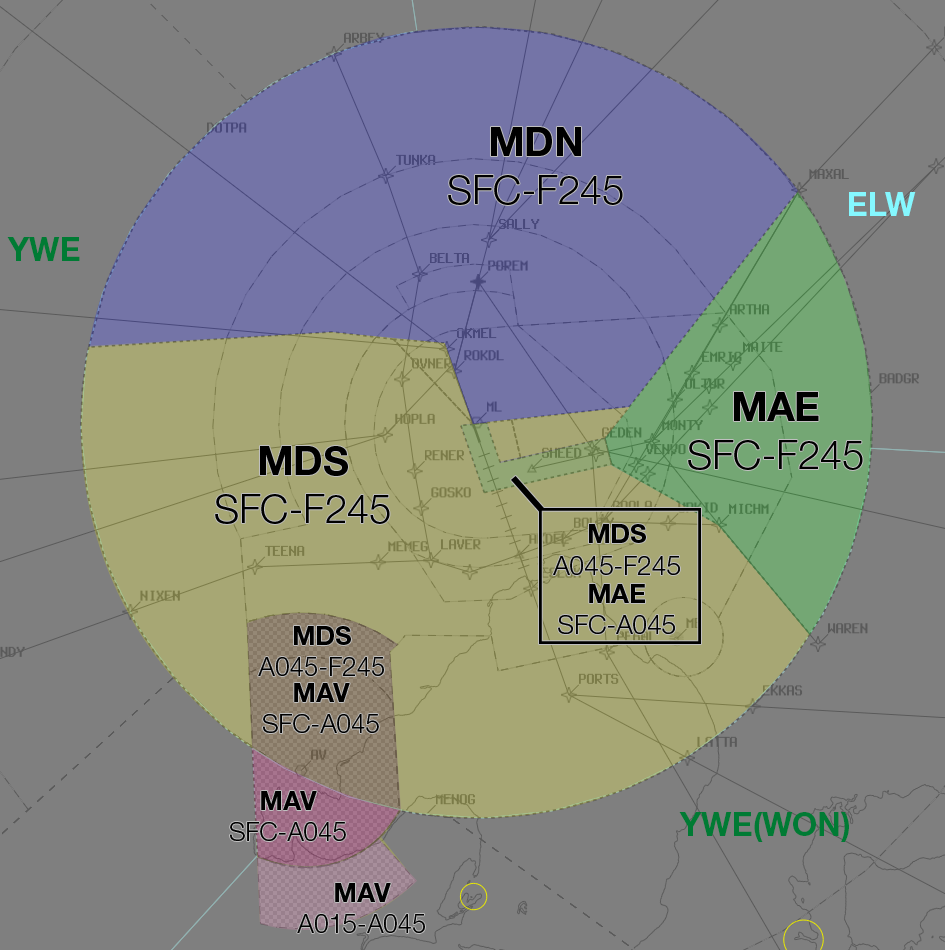
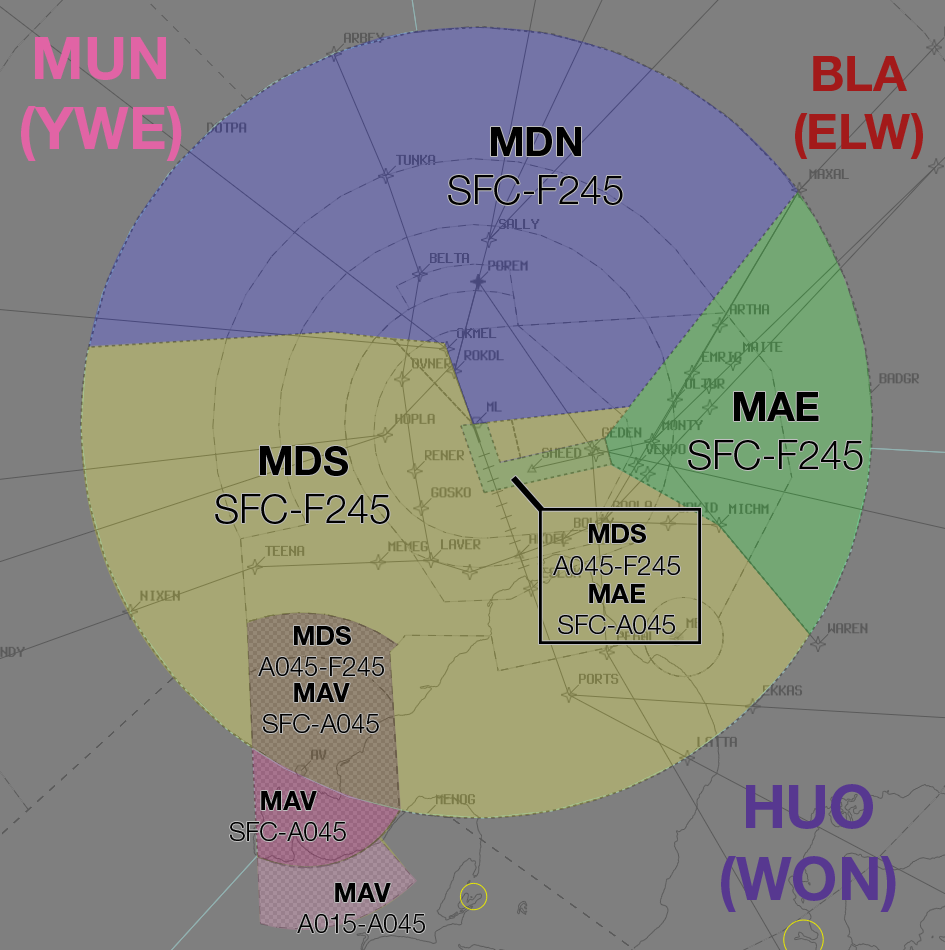
Two versions of the same layered image (945 × 950). Layer-by-layer changes:
added layer "BLA (ELW)" in group "Enroute" over [795, 56, 923, 159]
added layer "MUN (YWE)" in group "Enroute" over [21, 37, 182, 161]
renamed "YWE(WON)" to "HUO (WON)", painted on it over [679, 784, 896, 912]
removed layer "YWE" from group "Enroute" over [7, 237, 80, 261]
removed layer "ELW" from group "Enroute" over [849, 192, 916, 216]